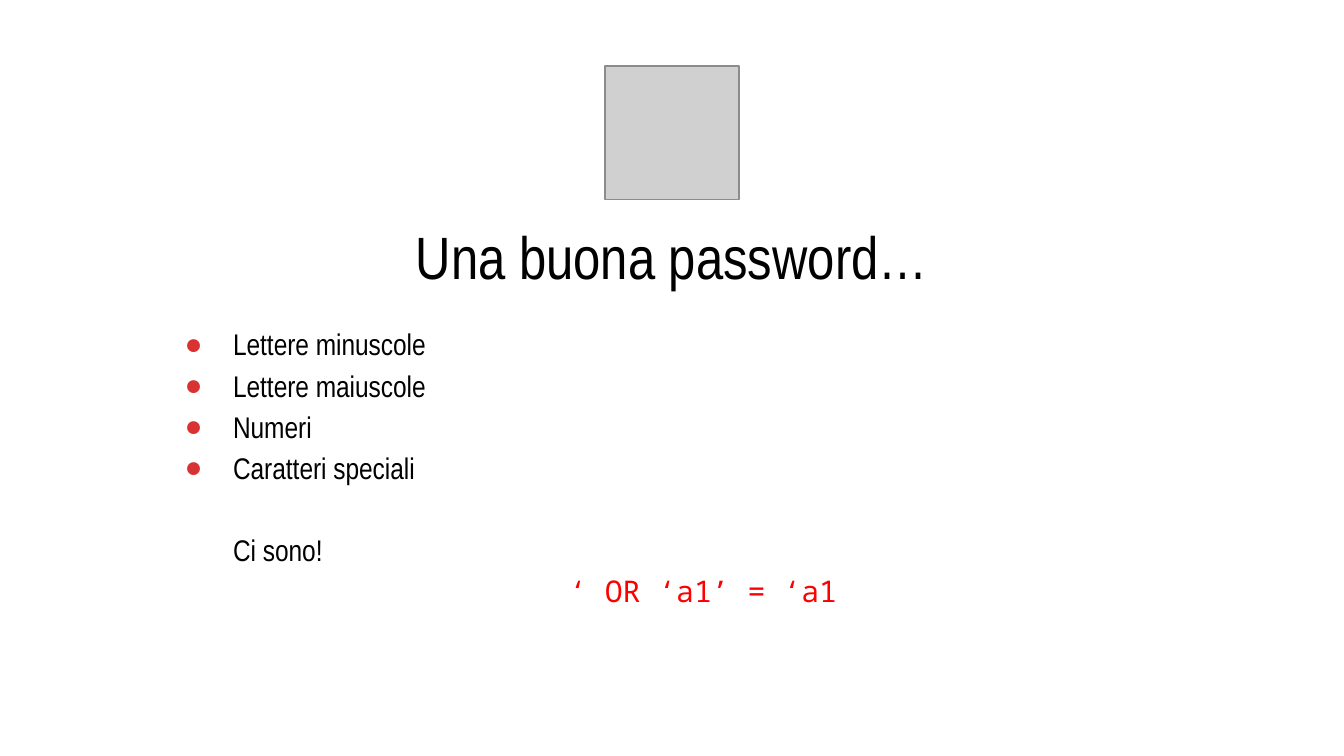
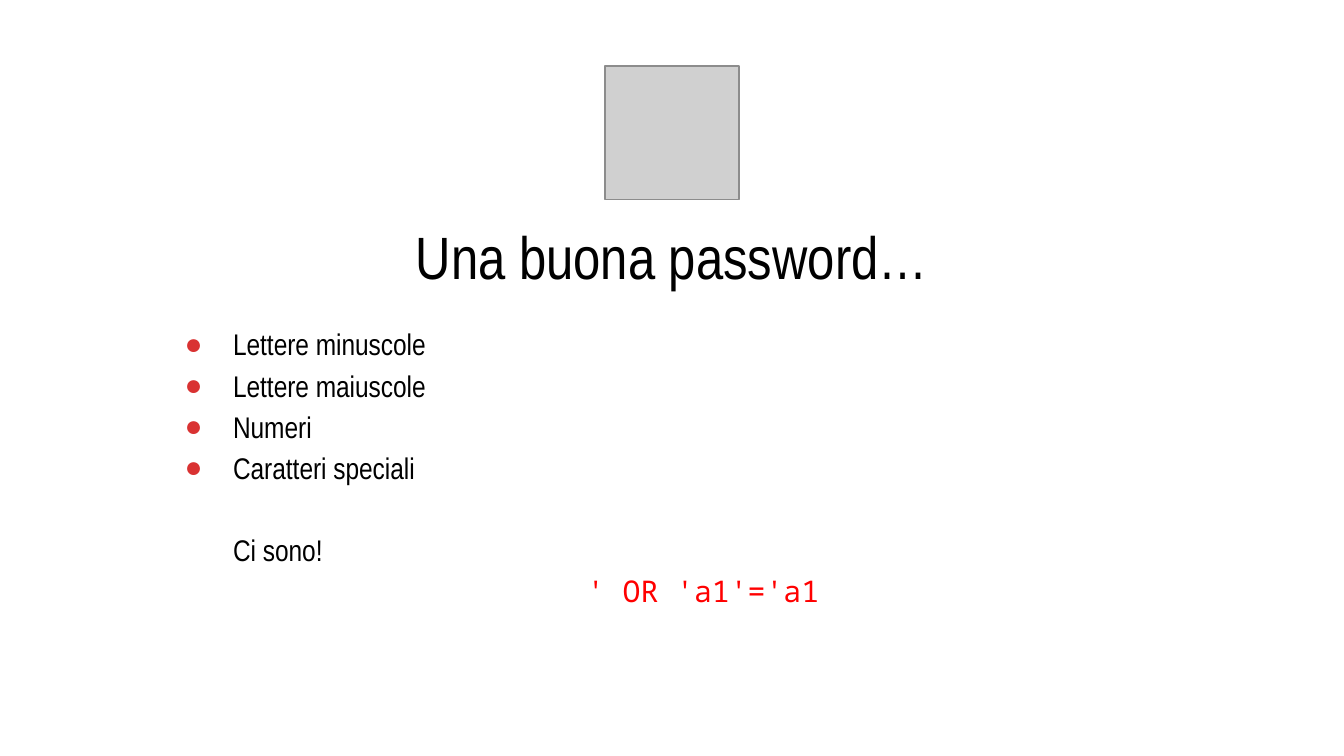
Before and after one commit to CodicePlastico/BibeCatalogue, a slide deck: slide 5 of SoCraTes 2025 - SQL Injection.pptx. Drawn at 1344x756 pixels with LibreOffice and Linux fonts; fonts in the diff are those of the drawing; grey boxes stand for pictures; background and template pictures are left out. Boxes give left, top, right and bottom in pixels: in the first picture for what was removed or moved away, otherwise in the second. Text is boxed around its words. In the diff, an @@ line names an element or a change of style, - is before the commit and + after.

```diff
--- a/SoCraTes 2025 - SQL Injection.pptx
+++ b/SoCraTes 2025 - SQL Injection.pptx
@@ title at <box>233,457,819,603</box>: text changed @@
-● Caratteri speciali
-  Ci sono!
-  ‘ OR ‘a1’ = ‘a1
+● Caratteri speciali
+  Ci sono!
+  ' OR 'a1'='a1
```
Also in this commit, not shown: 8 other slides changed, 1 slide added.
